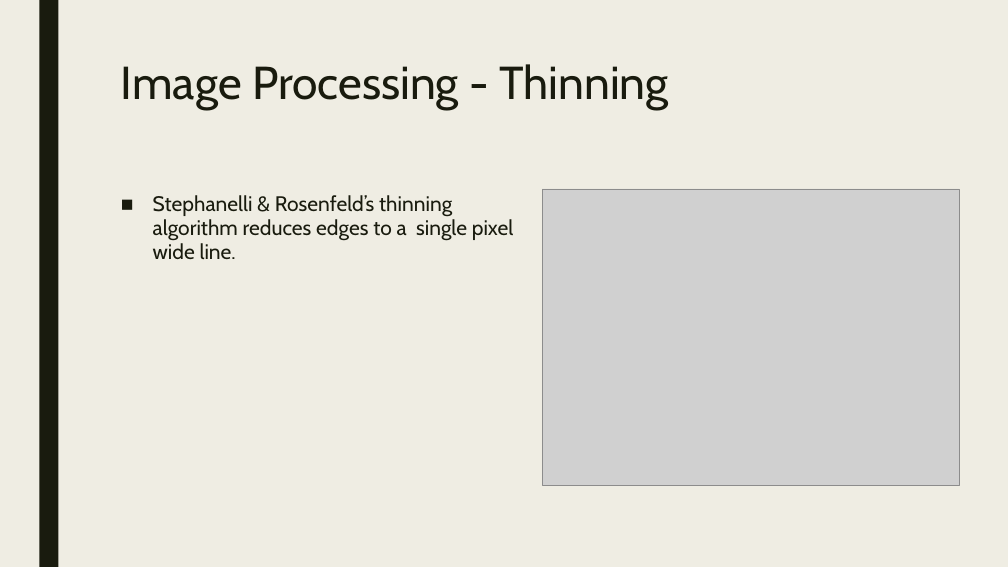
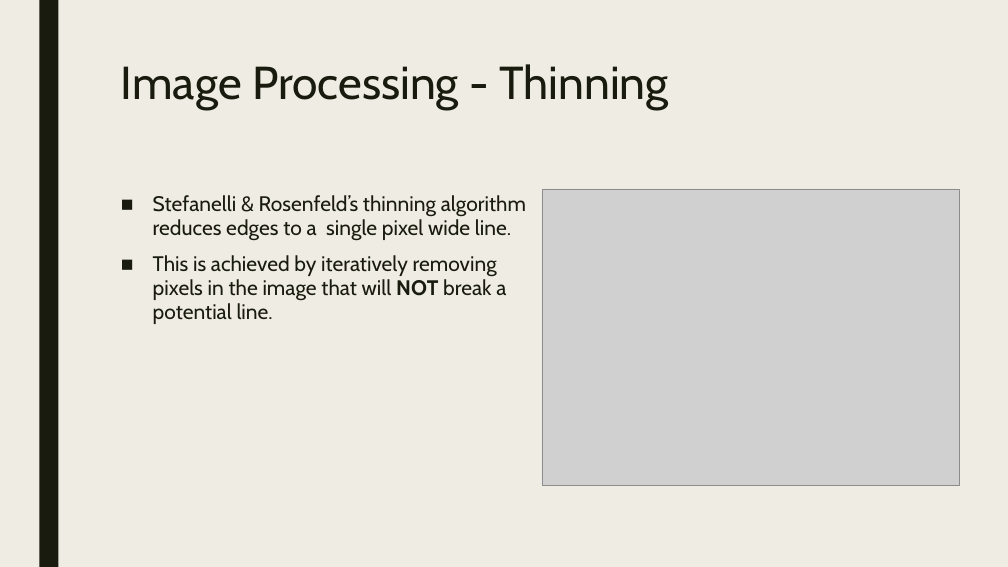
Before and after one commit to AndrewMorris-scsu/CSClassFiles, a slide deck: slide 13 of 334/ImagePresentation.odp (slide 10 before the commit). Drawn at 1008x567 pixels with LibreOffice and Linux fonts; fonts in the diff are those of the drawing; grey boxes stand for pictures. Boxes give left, top, right and bottom in pixels: in the first picture for what was removed or moved away, otherwise in the second. Text is boxed around its words. In the diff, an @@ line names an element or a change of style, - is before the commit and + after.

Commit message:
Image presentation for CSCI334

```diff
--- a/334/ImagePresentation.odp
+++ b/334/ImagePresentation.odp
@@ text at [153, 195, 526, 324]: text changed @@
-■ Stephanelli & Rosenfeld’s thinning algorithm reduces edges to a single pixel wide line.
+■ Stefanelli & Rosenfeld’s thinning algorithm reduces edges to a single pixel wide line.
+■ This is achieved by iteratively removing pixels in the image that will NOT break a potential line.
```
Also in this commit, not shown: 8 other slides changed, 6 slides added.
